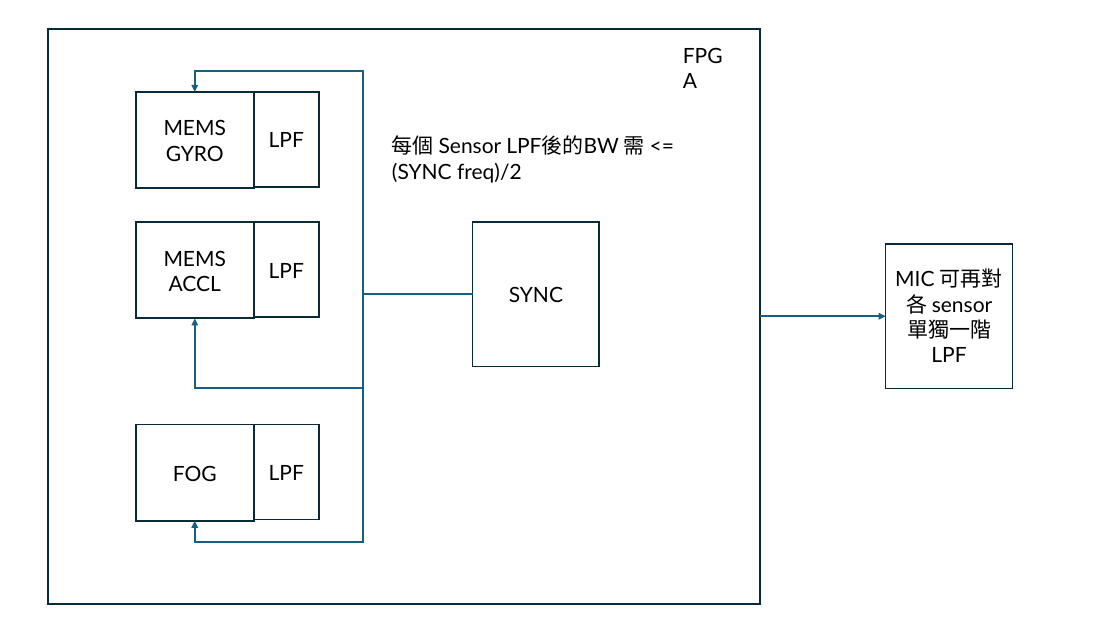
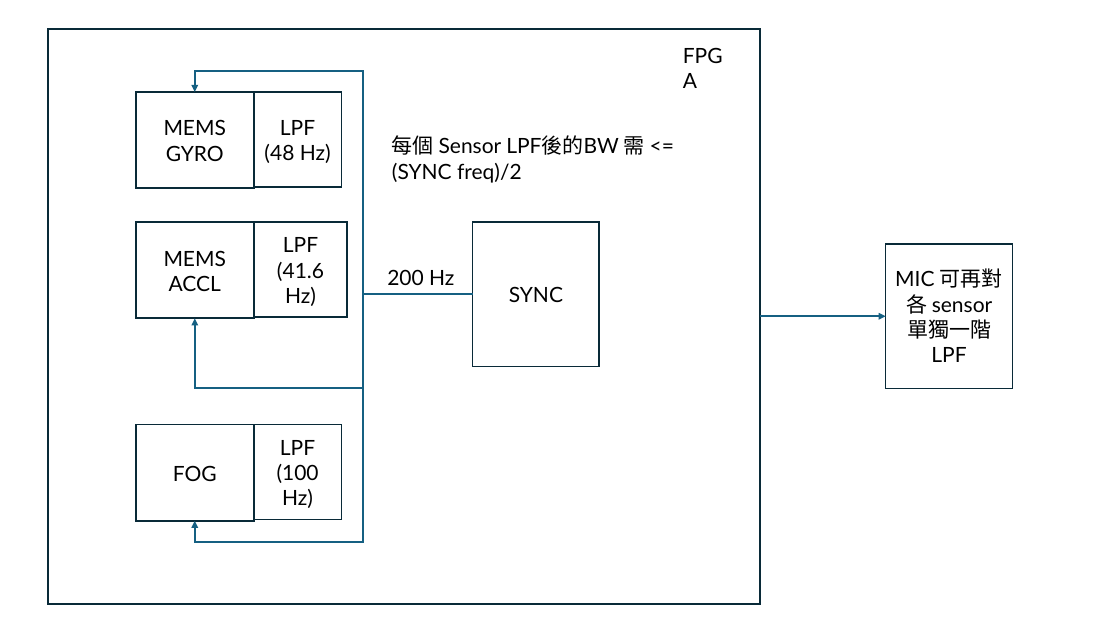
Before and after one commit to adamShiau/adamShiau_FPGA, a slide deck: slide 1 of intel_IP/LGSM/doc/LGSM BW.pptx (slide 2 before the commit). Drawn at 1120x630 pixels with LibreOffice and Linux fonts; fonts in the diff are those of the drawing. Boxes give left, top, right and bottom in pixels: in the first picture for what was removed or moved away, otherwise in the second. Text is boxed around its words. In the diff, an @@ line names an element or a change of style, - is before the commit and + after.

```diff
--- a/intel_IP/LGSM/doc/LGSM BW.pptx
+++ b/intel_IP/LGSM/doc/LGSM BW.pptx
@@ rectangle "LPF": place and size @@
-rectangle "LPF" at <box>254,92,319,187</box>
+rectangle "LPF" at <box>254,92,341,187</box>
@@ text in rectangle at <box>264,144,331,163</box>: paragraph added @@
+(48 Hz)
@@ rectangle "LPF": place and size @@
-rectangle "LPF" at <box>254,222,319,317</box>
+rectangle "LPF" at <box>254,222,347,317</box>
@@ text in rectangle at <box>277,262,324,306</box>: paragraph added @@
+(41.6 Hz)
@@ text added at <box>387,269,454,285</box>, 18 pt, text #000000 @@
+200 Hz
@@ rectangle "LPF": place and size @@
-rectangle "LPF" at <box>254,424,319,519</box>
+rectangle "LPF" at <box>254,424,341,519</box>
@@ text in rectangle at <box>277,464,319,508</box>: paragraph added @@
+(100 Hz)
```
Also in this commit, not shown: 1 slide added, 1 slide removed, 29 other files.
